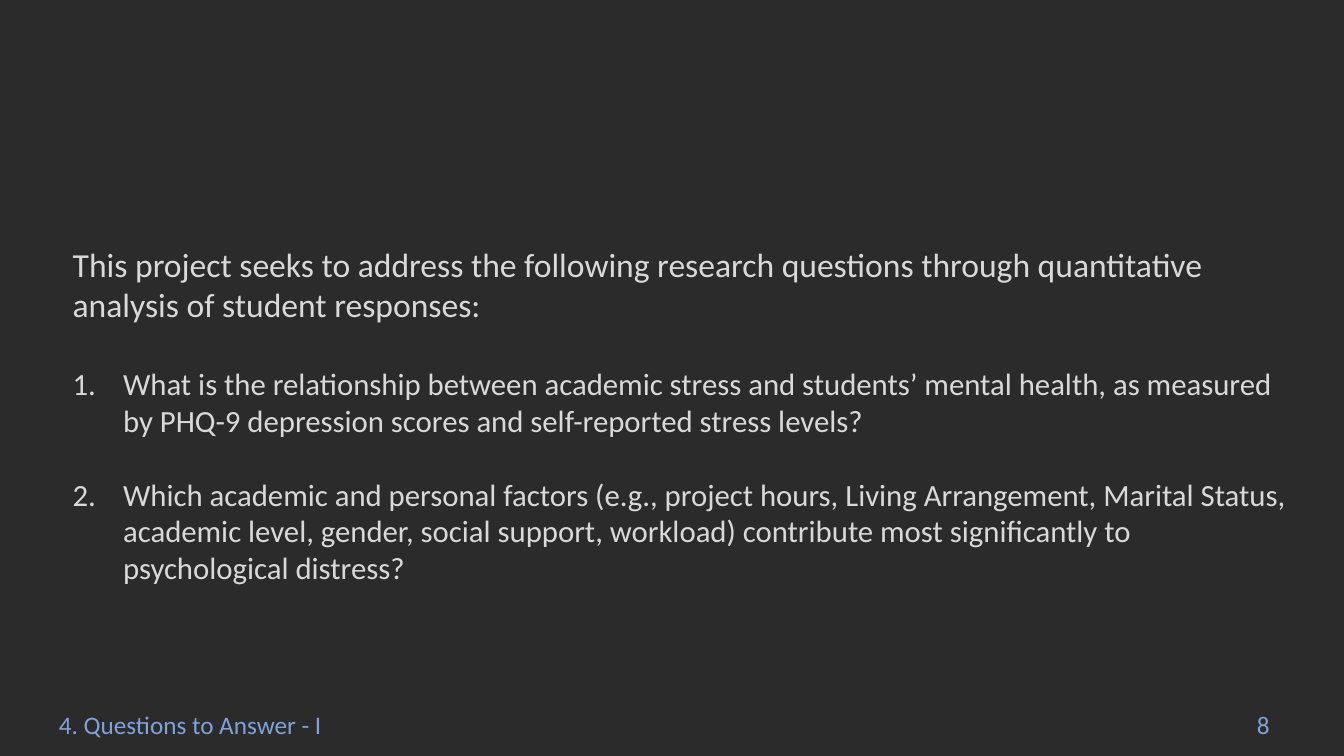
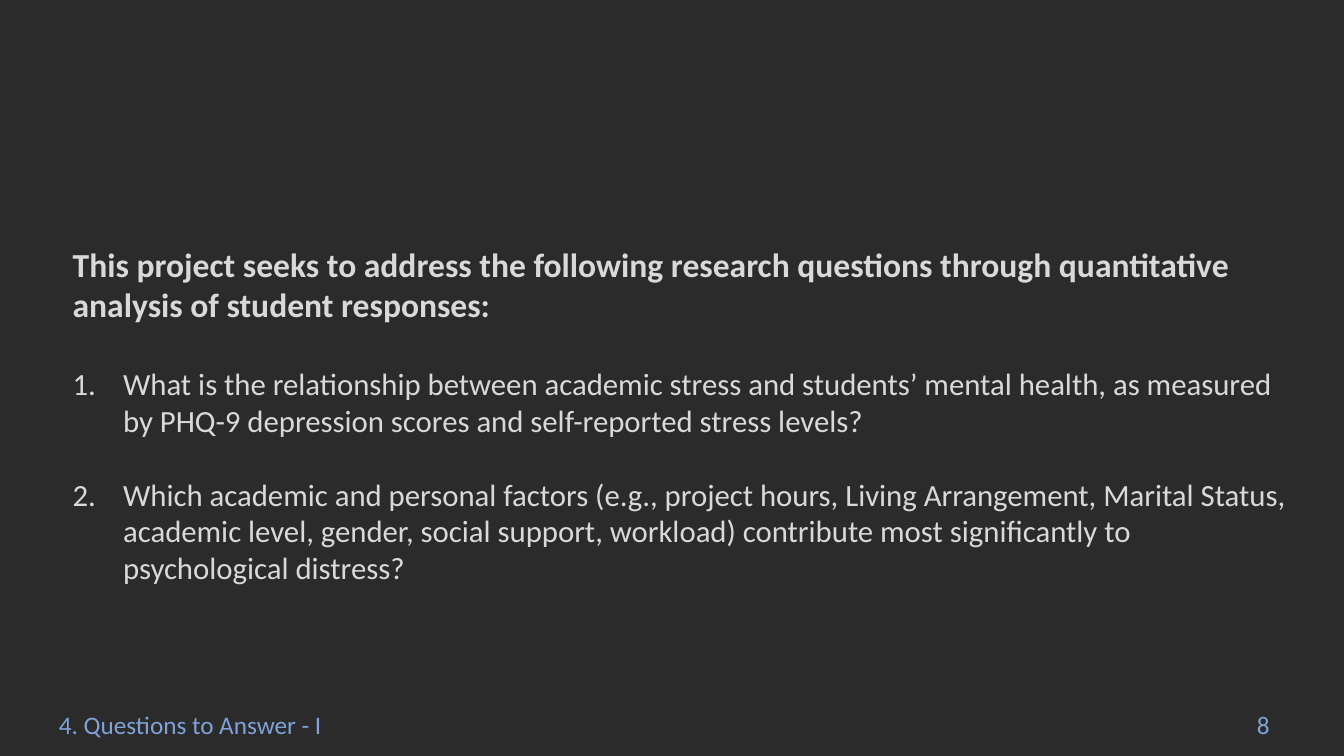
Before and after one commit to Abdelrahmen-Elashry/Mental-Health-Analysis, a slide deck: slide 8 of Statsphere.pptx. Drawn at 1344x756 pixels with LibreOffice and Linux fonts; fonts in the diff are those of the drawing; background and template pictures are left out; a plain dark background stands for a picture behind light text. Boxes give left, top, right and bottom in pixels: in the first picture for what was removed or moved away, otherwise in the second. Text is boxed around its words. In the diff, an @@ line names an element or a change of style, - is before the commit and + after.

```diff
--- a/Statsphere.pptx
+++ b/Statsphere.pptx
@@ text at (73,253,1229,323): bold on in "This project seeks to address the following ..." @@
```
Also in this commit, not shown: 14 other slides changed, 3 slides added.
